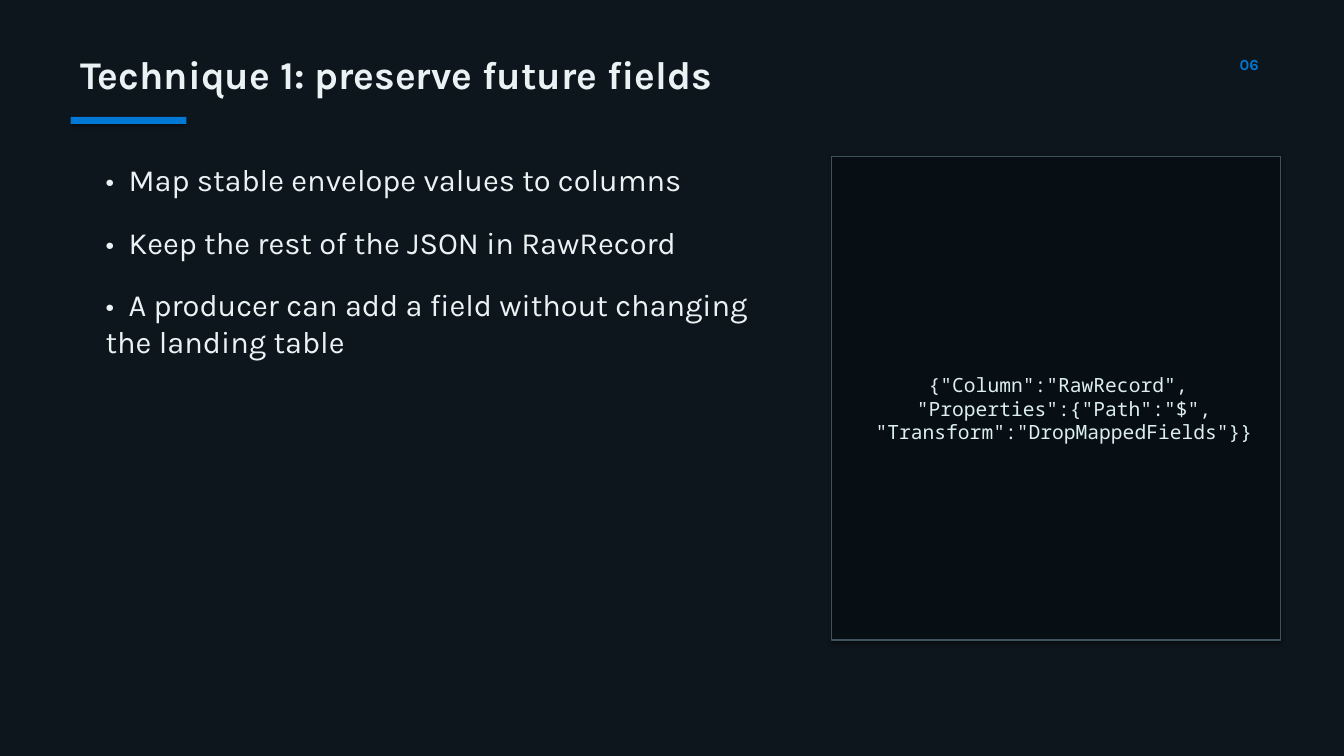
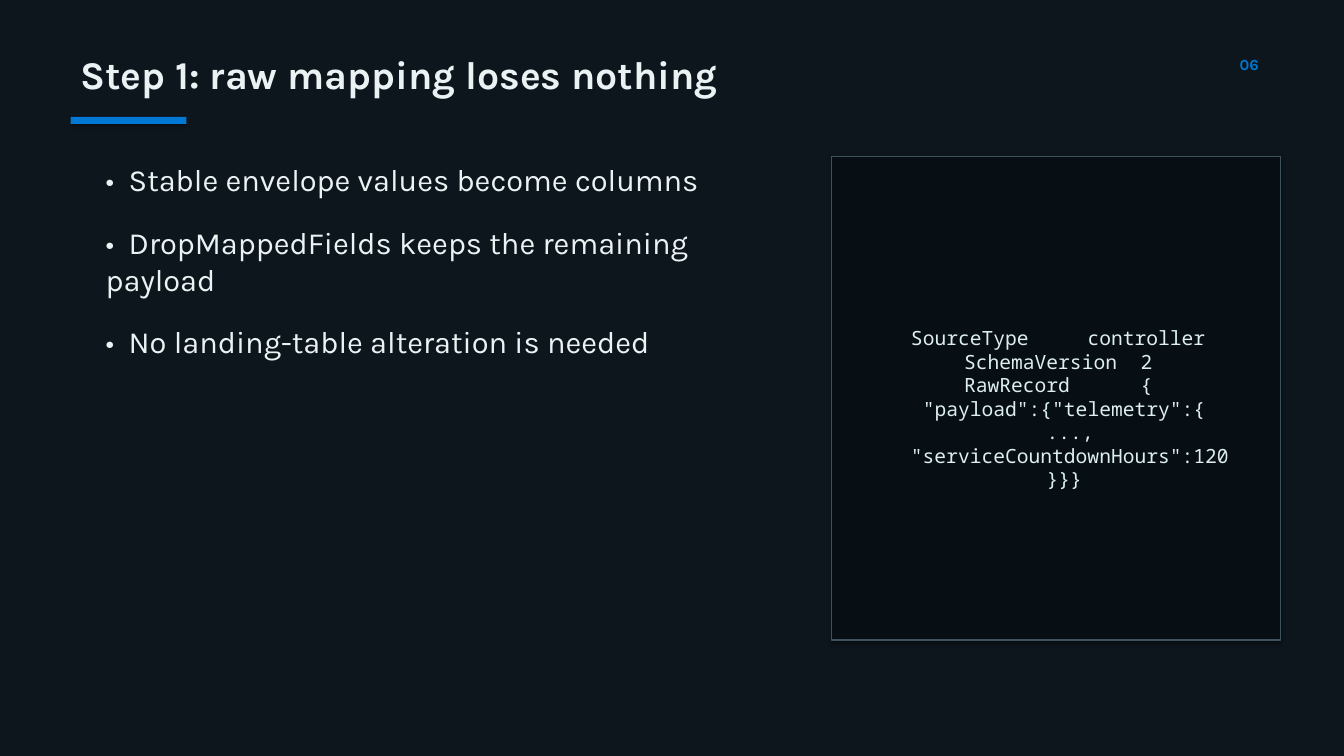
Before and after one commit to MatthieuLefebvre/eventhouse-schema-drift-reference, a slide deck: slide 6 of presentation/eventhouse-schema-drift-reference.pptx. Drawn at 1344x756 pixels with LibreOffice and Linux fonts; fonts in the diff are those of the drawing. Boxes give left, top, right and bottom in pixels: in the first picture for what was removed or moved away, otherwise in the second. Text is boxed around its words. In the diff, an @@ line names an element or a change of style, - is before the commit and + after.

```diff
--- a/presentation/eventhouse-schema-drift-reference.pptx
+++ b/presentation/eventhouse-schema-drift-reference.pptx
@@ text at box(80, 61, 717, 99): text changed @@
-Technique 1: preserve future fields
+Step 1: raw mapping loses nothing
@@ text at box(106, 170, 698, 360): text changed @@
-• Map stable envelope values to columns
-• Keep the rest of the JSON in RawRecord
-• A producer can add a field without changing the landing table
+• Stable envelope values become columns
+• DropMappedFields keeps the remaining payload
+• No landing-table alteration is needed
@@ text in rectangle at box(911, 330, 1229, 464): text changed @@
-{"Column":"RawRecord",
-"Properties":{"Path":"$",
-"Transform":"DropMappedFields"}}
+SourceType controller
+SchemaVersion 2
+RawRecord {
+"payload":{"telemetry":{
+...,
+"serviceCountdownHours":120
+}}}
```
Also in this commit, not shown: 4 other slides changed, 2 slides added, 2 slides removed, 3 other files.
